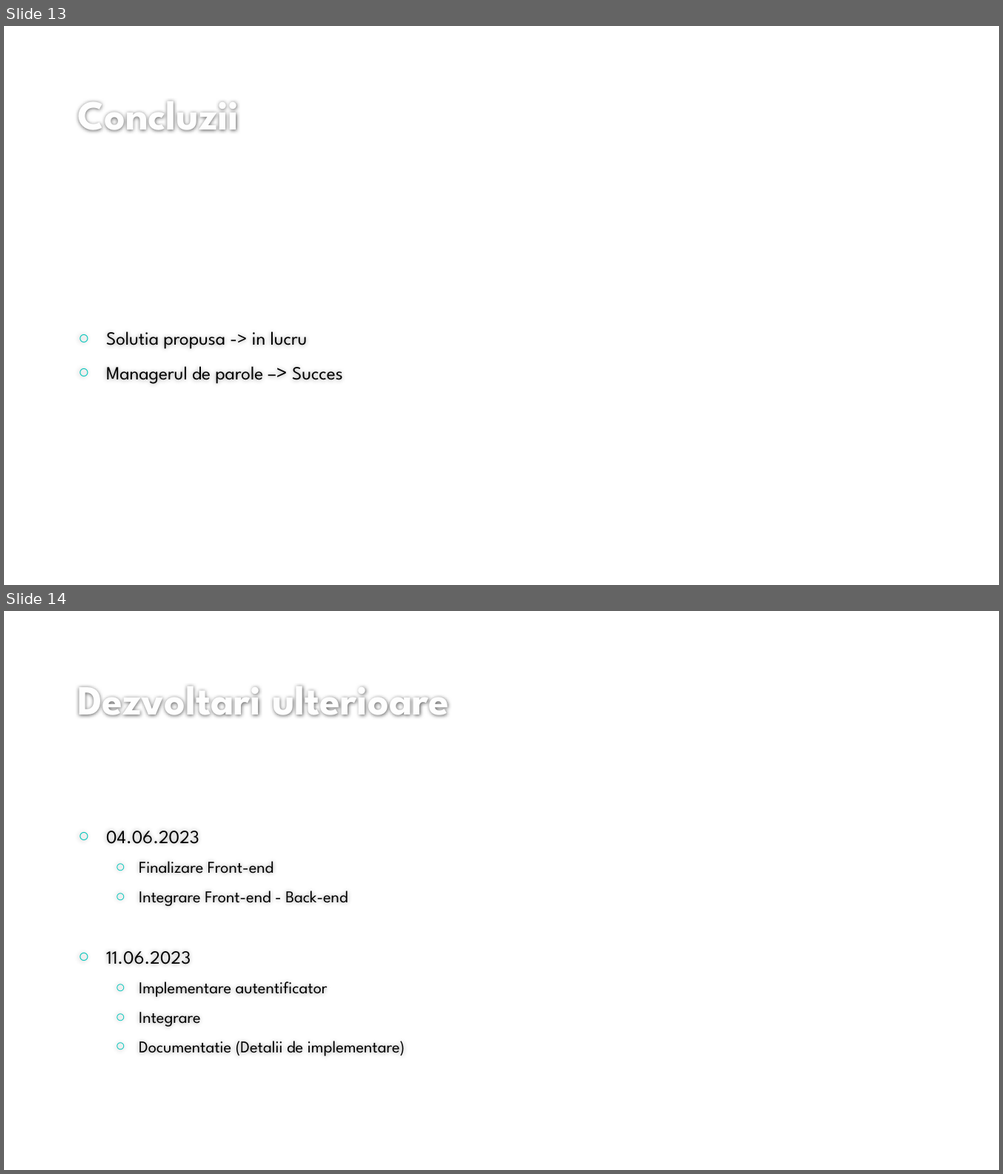
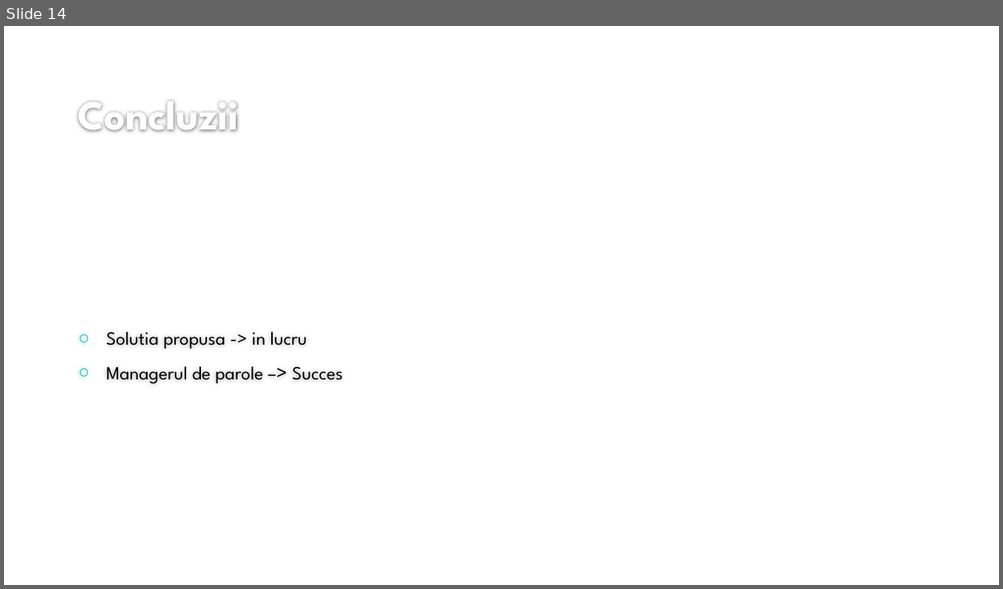
Before and after one commit to dutualincalin/Licenta_Password-Manager, a slide deck: Prezentare Milestone.pptx. Shown one above the other, each under a label of ours: slides 13 and 14 before the commit, slide 14 after it. The pictures are 1003x1174 and 1003x589 pixels, drawn with LibreOffice and Linux fonts; fonts in the diff are those of the drawing; background and template pictures are left out. Boxes give left, top, right and bottom in pixels: in the first picture for what was removed or moved away, otherwise in the second. Text is boxed around its words. In the diff, an @@ line names an element or a change of style, - is before the commit and + after.

```diff
--- a/Prezentare Milestone.pptx
+++ b/Prezentare Milestone.pptx
@@ slide 14 removed at bbox=[4, 611, 999, 1170], background #FFFFFF @@
@@ title removed at bbox=[77, 686, 449, 717] @@
-Dezvoltari ulterioare
@@ text removed at bbox=[106, 831, 405, 1056] @@
-○ 04.06.2023
-  ○ Finalizare Front-end
-  ○ Integrare Front-end - Back-end
-○ 11.06.2023
-  ○ Implementare autentificator
-  ○ Integrare
-  ○ Documentatie (Detalii de implementare)
@@ what was slide 13 is now slide 14 @@
```
Also in this commit, not shown: 7 slides changed, 3 slides added, 3 other slides removed, 23 other files.
